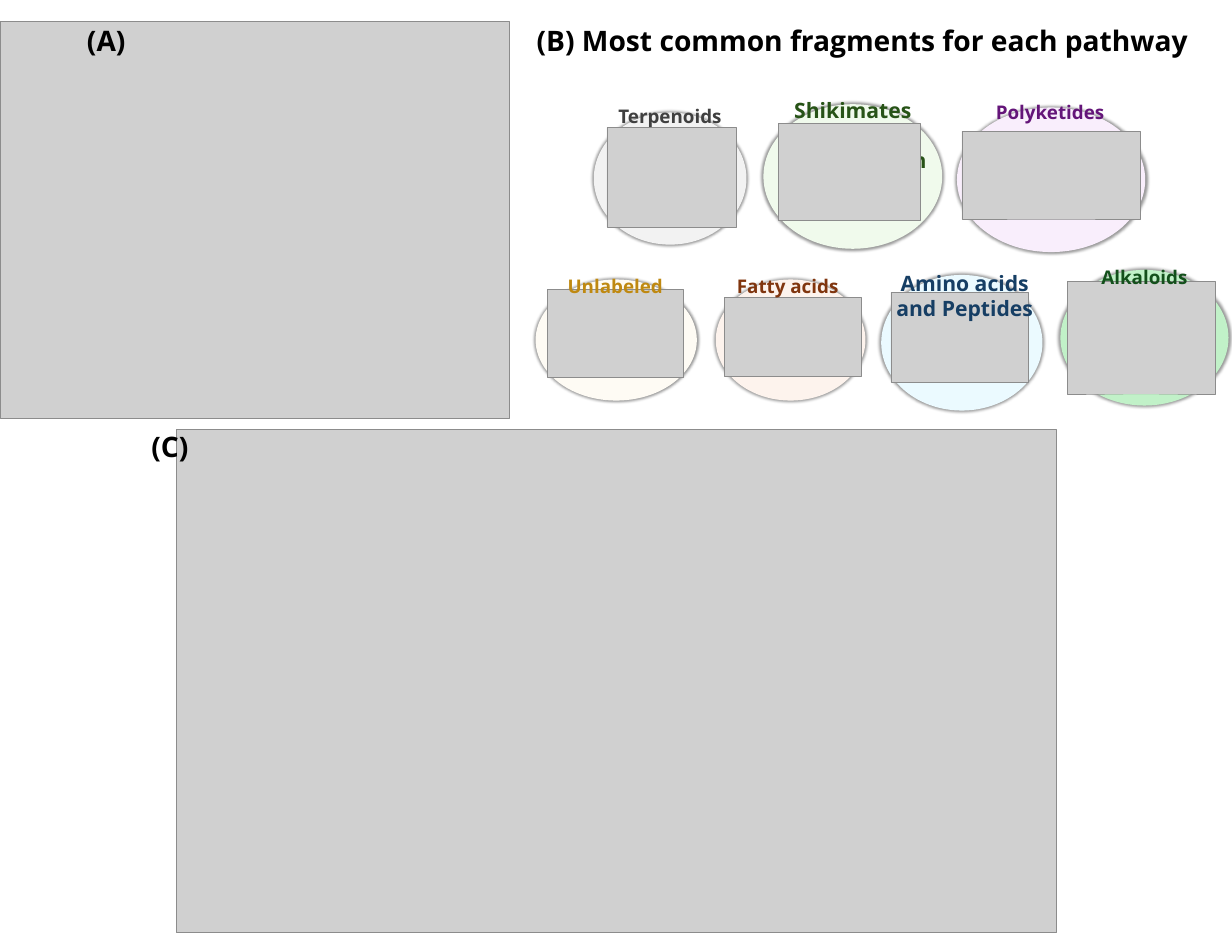
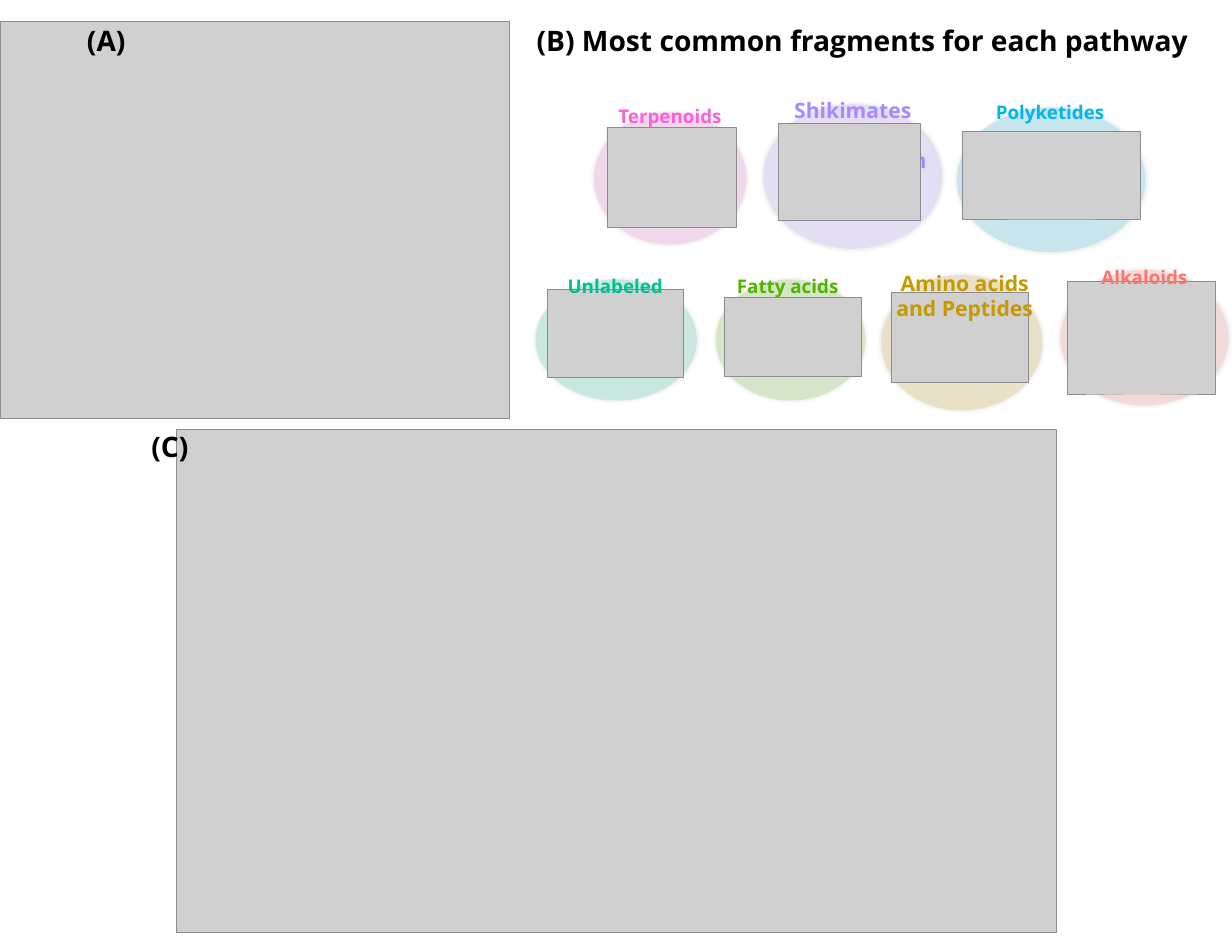
Before and after one commit to cbio3lab/LiProS, a slide deck: slide 1 of plots/fragments_naprore_fig.pptx. Drawn at 1232x949 pixels with LibreOffice and Linux fonts; fonts in the diff are those of the drawing; grey boxes stand for pictures. Boxes give left, top, right and bottom in pixels: in the first picture for what was removed or moved away, otherwise in the second. Text is boxed around its words. In the diff, an @@ line names an element or a change of style, - is before the commit and + after.

```diff
--- a/plots/fragments_naprore_fig.pptx
+++ b/plots/fragments_naprore_fig.pptx
@@ ellipse at box(594, 112, 746, 245): fill #F2F2F2 to #FB61D7 at 16% opacity @@
@@ text "Terpenoids" at box(618, 109, 721, 129): text colour #404040 to #FB61D7 @@
@@ ellipse at box(763, 104, 942, 249): fill #F0FAEC to #A58AFF at 16% opacity @@
@@ text "Shikimates and Phenylpropanoids" at box(794, 102, 911, 125): text colour #275417 to #A58AFF @@
@@ ellipse at box(957, 107, 1145, 252): fill #F9EEFC to #00B6EB at 16% opacity @@
@@ text "Polyketides" at box(996, 101, 1104, 124): text colour #641579 to #00B6EB @@
@@ text "Amino acids and Peptides" at box(896, 271, 1033, 323): text colour #163E64 to #C49A00 @@
@@ text "Alkaloids" at box(1101, 267, 1187, 284): text colour #13501B to #F8766D @@
@@ ellipse at box(536, 280, 697, 401): fill #FEFBF4 to #00C094 at 16% opacity @@
@@ text "Unlabeled" at box(568, 275, 663, 293): text colour #BF8911 to #00C094 @@
@@ ellipse at box(716, 280, 866, 401): fill #FDF3ED to #53B400 at 16% opacity @@
@@ text "Fatty acids" at box(737, 275, 838, 298): text colour #80350E to #53B400 @@
@@ ellipse at box(881, 275, 1043, 411): fill #EBFAFF to #C49A00 at 16% opacity @@
@@ ellipse at box(1061, 270, 1229, 406): fill #C1F1C8 to #F8766D at 16% opacity @@
```
Also in this commit, not shown: 14 other files.
